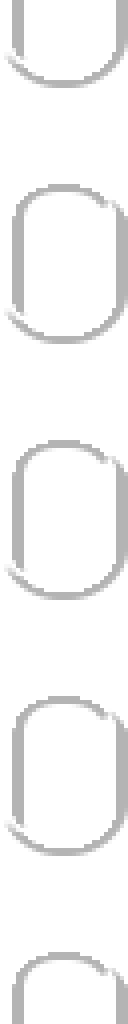
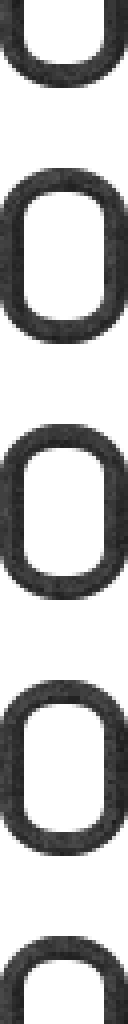
Layered file, before and after one edit (128 × 1024). Changes by layer:
added group "Chain_01" with 8 layers above "Copy of Paint Layer 4" over (0, 0, 128, 1024)
added group "Metal046B_Color.png" (1st of 2, in "Chain_01") (multiply) with 1 layers in group "Chain_01" over (0, 0, 128, 1024)
added layer "Metal046B_Color.png" (2nd of 2, in "Chain_01" › "Metal046B_Color.png") in group "Metal046B_Color.png" over (0, 0, 128, 1024)
moved "Copy of Vector Layer 1 Merged" into group "Chain_01" over (0, 0, 128, 1024)
